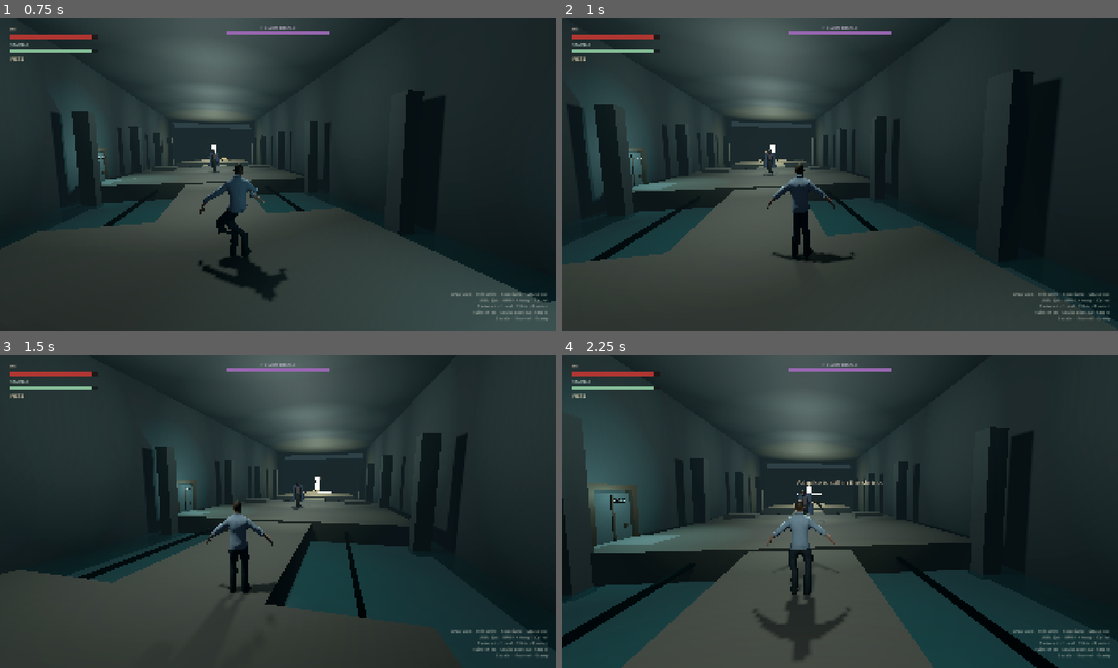
Above: before the commit, frames 1-4 (two rows, left to right).
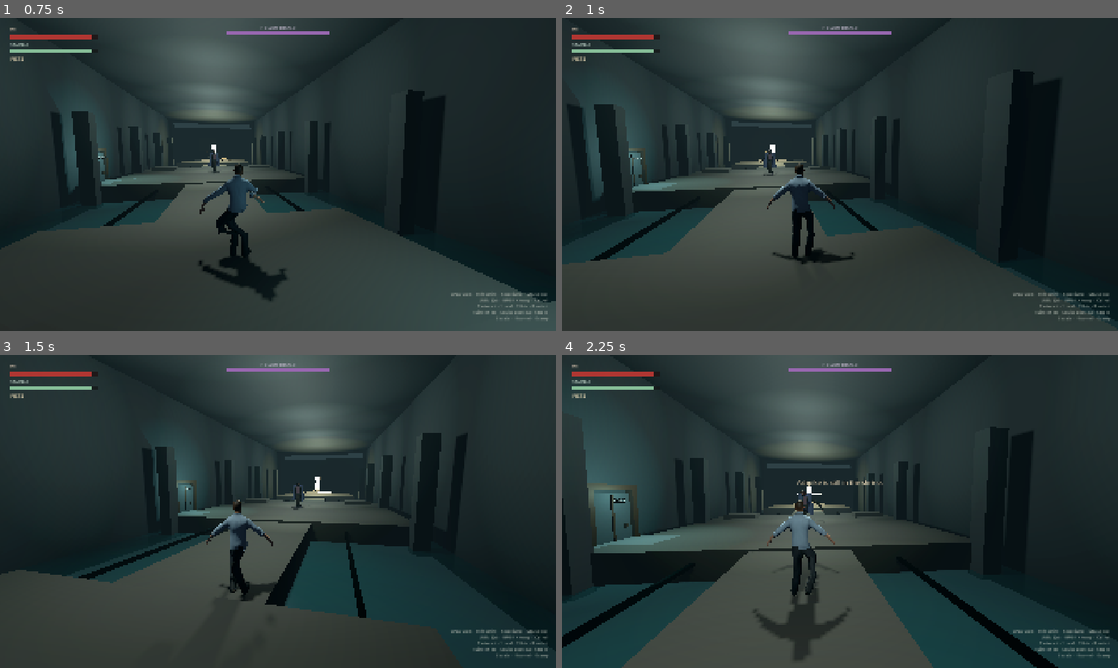
Above: after the commit, the same moments.

Repository: myat93/line7
Game: Godot game, scene res://main.tscn
The game is run twice, just before and just after one commit, with the same random seed, the same clock (stepped at 60 frames per second) and the same inputs.
Inputs (mouse positions are in pixels of both pictures, inside the frame that each line leads up to):
- Up to frame 1 (0.75 s): tap Enter at 0.5 s; move the mouse to (305, 174) at 0.52 s; hold W (move_forward) from 0.53 s (still down); hold Ctrl (roll) from 0.53 s (still down); click (305, 174) at 0.67 s
- Up to frame 2 (1 s): keep holding W (move_forward); keep holding Ctrl (roll); tap Space (jump) at 0.77 s; tap Shift (sprint) at 0.8 s
- Up to frame 3 (1.5 s): keep holding W (move_forward); move the mouse to (250, 511) at 1.27 s; release Ctrl (roll) at 1.28 s; tap Shift (sprint) at 1.35 s
- Up to frame 4 (2.25 s): keep holding W (move_forward); tap Space (jump) at 1.52 s; tap Ctrl (roll) at 1.55 s; move the mouse to (851, 505) at 2.02 s; hold 1 (bind_ashpike) from 2.03 s (still down)

Frame 1 is identical in both runs. In frame 2, 0.2% of the frame differs, in the area x 41-48%, y 61-79%; in frame 3, 0.3%; in frame 4, 0.4%, in the area x 40-47%, y 60-82%.

Commit message:
Drive HE walk/sprint legs on the F5 render tick.
Thigh local X is MeshRoot forward, so Euler-X extras abduct and look
planted. Rest-relative local-Z swings thighs and recovering shins.
Pose also flushes in _process so the skinned mesh is not bind on F5.
Idle bind, facing, and jab 1.32 / heavy 1.52 stay.

Co-authored-by: myat93 <myat93@users.noreply.github.com>

Diff:
--- a/characters/he/he.gd
+++ b/characters/he/he.gd
@@ -159,7 +159,13 @@
 	move_and_slide()
 	var planar := Vector2(velocity.x, velocity.z).length()
 	if state == State.FREE and planar > 0.15:
-		_stride += planar * delta * (2.8 if _sprinting else 2.2)
+		## Faster than a 1.2 s cycle so F5 walk/sprint actually reads as stepping.
+		_stride += planar * delta * (4.2 if _sprinting else 3.4)
+	_update_visual_pose()
+
+
+func _process(_delta: float) -> void:
+	## Render tick — F5 samples the mesh here, not only on the physics frame.
 	_update_visual_pose()
 
 
@@ -392,10 +398,11 @@
 	## Undo the 0.01 armature so the authored 100× IBM skins Body at 1.8 m.
 	_rig.prepare_realistic(_blockout, 1.8)
 	_rig.bind_parts(_blockout, POSE_PARTS)
-	## PosePlayer is the hook for authored clips. The GLB has none yet, so
-	## _update_visual_pose() drives jab / heavy / roll / sprint procedurally.
+	## Procedural poses own the skeleton. An imported RESET clip would plant F5.
+	for node in _blockout.find_children("*", "AnimationPlayer", true, false):
+		(node as AnimationPlayer).active = false
 	if pose_player:
-		pose_player.active = true
+		pose_player.active = false
 
 
 func _part_rot(part_name: String, extra: Vector3) -> void:
@@ -446,6 +453,8 @@
 				_pose_walk()
 			else:
 				_pose_idle()
+	if _rig.skeleton:
+		_rig.skeleton.force_update_all_bone_transforms()
 
 
 func _pose_idle() -> void:
@@ -471,24 +480,25 @@
 func _pose_walk() -> void:
 	## Distance-driven stride so feet read against walk speed (no clock skate).
 	_pose_idle()
-	var swing := sin(_stride)
-	## Legs only — torso extras stretch the 100×-IBM sleeves.
-	_part_rot("L_Thigh", Vector3(swing * 0.12, 0.0, 0.0))
-	_part_rot("R_Thigh", Vector3(-swing * 0.12, 0.0, 0.0))
-	_part_rot("L_Shin", Vector3(maxf(-swing, 0.0) * 0.10, 0.0, 0.0))
-	_part_rot("R_Shin", Vector3(maxf(swing, 0.0) * 0.10, 0.0, 0.0))
+	_pose_stride_legs(0.62, 0.50)
 
 
 func _pose_sprint() -> void:
 	## No hip/torso lean — those extras flatten the IBM skin and read as a back-lean.
 	## Legs + a tiny head nod so the run still aims down the move.
 	_pose_idle()
+	_part_rot("Head", Vector3(0.05, 0.0, 0.0))
+	_pose_stride_legs(0.78, 0.62)
+
+
+func _pose_stride_legs(thigh_amp: float, shin_amp: float) -> void:
+	## Rest-relative extras only — aim remaps explode the 100×-IBM pants.
+	## Thigh local X ≈ MeshRoot forward (abduct / planted F5 slide). Local Z is sagittal.
 	var swing := sin(_stride)
-	_part_rot("Head", Vector3(0.05, 0.0, 0.0))
-	_part_rot("L_Thigh", Vector3(swing * 0.14, 0.0, 0.0))
-	_part_rot("R_Thigh", Vector3(-swing * 0.14, 0.0, 0.0))
-	_part_rot("L_Shin", Vector3(maxf(-swing, 0.0) * 0.11, 0.0, 0.0))
-	_part_rot("R_Shin", Vector3(maxf(swing, 0.0) * 0.11, 0.0, 0.0))
+	_part_rot("L_Thigh", Vector3(0.0, 0.0, -swing * thigh_amp))
+	_part_rot("R_Thigh", Vector3(0.0, 0.0, swing * thigh_amp))
+	_part_rot("L_Shin", Vector3(0.0, 0.0, maxf(-swing, 0.0) * shin_amp))
+	_part_rot("R_Shin", Vector3(0.0, 0.0, maxf(swing, 0.0) * shin_amp))
 
 
 func _pose_jab() -> void:
--- a/core/mesh_pose_rig.gd
+++ b/core/mesh_pose_rig.gd
@@ -73,6 +73,7 @@
 
 func set_rot(part_name: String, extra: Vector3) -> void:
 	## Bone-local extras. Herald swipe/lunge still use this path.
+	## Thigh local X ≈ MeshRoot forward on this bind — Euler X abducts (F5 slide).
 	if skeleton and _bones.has(part_name):
 		var idx: int = _bones[part_name]
 		var rest_q := skeleton.get_bone_rest(idx).basis.get_rotation_quaternion()
--- a/tools/play_sim.gd
+++ b/tools/play_sim.gd
@@ -153,15 +153,25 @@
 		he._sprinting = false
 		he._update_visual_pose()
 		var idle_thigh := he._rig.bone_pose_rotation("L_Thigh")
+		he._sprinting = false
+		he._moving = true
+		if not _assert_leg_stride(he, mesh_fwd, false):
+			pass
 		he._sprinting = true
+		he._moving = true
 		he._stride = 0.6
 		he._update_visual_pose()
 		var sprint_thigh := he._rig.bone_pose_rotation("L_Thigh")
 		if idle_thigh.is_equal_approx(sprint_thigh):
 			_fail("HE sprint must stride the legs (foot read).")
+		if not _assert_leg_stride(he, mesh_fwd, true):
+			pass
+		if not _assert_f5_stride_cycle(he, mesh_fwd):
+			pass
 		if _fist_span(he, "L_Fist") > 1.35 or _fist_span(he, "R_Fist") > 1.35:
 			_fail("HE sprint pose exploded an arm (IBM skin).")
 		he._sprinting = false
+		he._moving = false
 		he._update_visual_pose()
 	var body_col := he.get_node_or_null("CollisionShape3D") as CollisionShape3D
 	if body_col == null or not (body_col.shape is CapsuleShape3D):
@@ -406,6 +416,51 @@
 	return true
 
 
+func _assert_leg_stride(he: HE, mesh_fwd: Vector3, sprinting: bool) -> bool:
+	## Bone origins sit in the 100×-IBM nest; the F5 read is thigh +Y along MeshRoot −Z.
+	var label := "sprint" if sprinting else "walk"
+	var min_sep := 0.22 if sprinting else 0.16
+	he._stride = PI * 0.5
+	he._update_visual_pose()
+	var left_fwd := he._rig.bone_world_axis("L_Thigh", 1).dot(mesh_fwd)
+	var right_fwd := he._rig.bone_world_axis("R_Thigh", 1).dot(mesh_fwd)
+	var left_shin_q := he._rig.bone_pose_rotation("L_Shin")
+	he._stride = PI * 1.5
+	he._update_visual_pose()
+	var left_back := he._rig.bone_world_axis("L_Thigh", 1).dot(mesh_fwd)
+	var right_back := he._rig.bone_world_axis("R_Thigh", 1).dot(mesh_fwd)
+	if left_fwd < left_back + min_sep:
+		_fail("HE %s must swing L_Thigh along MeshRoot forward (F5 planted). fwd=%.3f back=%.3f" % [label, left_fwd, left_back])
+		return false
+	if right_back < right_fwd + min_sep:
+		_fail("HE %s must swing R_Thigh opposite L_Thigh. fwd=%.3f back=%.3f" % [label, right_fwd, right_back])
+		return false
+	if left_shin_q.is_equal_approx(he._rig.bone_pose_rotation("L_Shin")):
+		_fail("HE %s must fold L_Shin (calf) on the recovering stride." % label)
+		return false
+	return true
+
+
+func _assert_f5_stride_cycle(he: HE, mesh_fwd: Vector3) -> bool:
+	## Same path as F5: distance-driven _stride then pose, not a single still.
+	he.state = HE.State.FREE
+	he._sprinting = false
+	he._moving = true
+	he._stride = 0.0
+	var lo := 1.0
+	var hi := -1.0
+	for _i in 24:
+		he._stride += Combat.WALK_SPEED * (1.0 / 60.0) * 3.4
+		he._update_visual_pose()
+		var dot := he._rig.bone_world_axis("L_Thigh", 1).dot(mesh_fwd)
+		lo = minf(lo, dot)
+		hi = maxf(hi, dot)
+	if hi < lo + 0.16:
+		_fail("HE F5 walk cycle must move L_Thigh along MeshRoot forward (hi=%.3f lo=%.3f)." % [hi, lo])
+		return false
+	return true
+
+
 func _fist_span(he: HE, bone_name: String) -> float:
 	var skel: Skeleton3D = he._rig.skeleton
 	if skel == null:
--- a/tools/pose_shots.gd
+++ b/tools/pose_shots.gd
@@ -57,9 +57,24 @@
 		_he._state_time = 0.12
 		_he._update_visual_pose()
 	)
+	await _shot("he_walk_left_pass", func() -> void:
+		_he.state = HE.State.FREE
+		_he._sprinting = false
+		_he._moving = true
+		_he._stride = PI * 0.5
+		_he._update_visual_pose()
+	)
+	await _shot("he_walk_right_pass", func() -> void:
+		_he.state = HE.State.FREE
+		_he._sprinting = false
+		_he._moving = true
+		_he._stride = PI * 1.5
+		_he._update_visual_pose()
+	)
 	await _shot("he_sprint_lean_readable", func() -> void:
 		_he.state = HE.State.FREE
 		_he._sprinting = true
+		_he._moving = true
 		_he._stride = 0.85
 		_he._update_visual_pose()
 	)
--- a/tools/slice_check.gd
+++ b/tools/slice_check.gd
@@ -193,6 +193,11 @@
 		failures.append("MeshPoseRig must unscale the 0.01 armature and pose via set_bone_pose_rotation.")
 	if not pose_rig.contains("_align_godot_forward") or not pose_rig.contains("aim_along_y"):
 		failures.append("MeshPoseRig must align Bip01 +Z to Godot −Z and aim punch bones in character space.")
+	var he_pose := FileAccess.get_file_as_string("res://characters/he/he.gd")
+	if not he_pose.contains("_pose_stride_legs") or not he_pose.contains("Local Z is sagittal"):
+		failures.append("he.gd walk/sprint must drive a sagittal (local Z) thigh/shin stride for F5.")
+	if not he_pose.contains("func _process") or not he_pose.contains("force_update_all_bone_transforms"):
+		failures.append("he.gd must pose on the render tick and flush Skeleton3D so F5 sees the stride.")
 	var official_glb := load("res://enemies/hollow_herald/hollow_herald_realistic.glb") as PackedScene
 	if official_glb == null:
 		failures.append("hollow_herald_realistic.glb did not import as a PackedScene.")
Not shown, changed: characters/he/README.md
